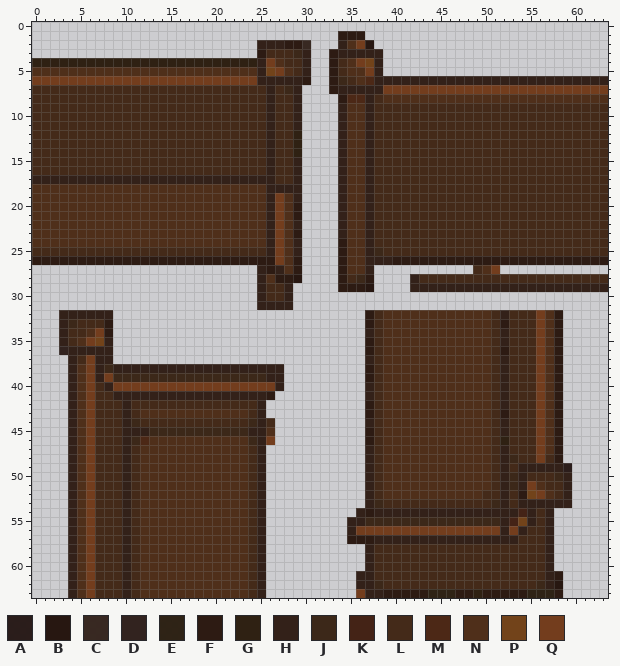
A pixel-art sprite gets an edit: Resources/Textures/SimpleStation14/Structures/Furniture/Benches/pews.rsi/left.png. The first picture shows the starting point.
The file is 64x64 pixels. Pixels under 10% opacity are left out. Colours within 5 levels of each other are drawn and written as one.
Palette (. is transparent): A #241614f5  B #271711  C #33231cf6  D #32231f  E #2b1f12f9  F #2d1b13  G #2f2113  H #332119  J #3c2819  K #442316  L #442a19  M #4c2816  N #4f2f1a  P #72431a  Q #733d1d
Pixels before (only the part around the change), first column x 0:
 0 ................................................................
 1 ..................................FFF...........................
 2 .........................HHHFFC...HNQB..........................
 3 .........................FLLLJH..FHHHHH.........................
 4 GGGGGGGGGGGGGGGGGGGGGGGGGHQNLLH..FLNQPH.........................
 5 NNNNNNNNNNNNNNNNNNNNNNNNNHPQNLH..FLNNQH.........................
 6 QQQQQQQQQQQQQQQQQQQQQQQQQHHHHHF..FJLNMHHHHHHHHHHHHHHHHHHHHHHHHHH
 7 LLLLLLLLLLLLLLLLLLLLLLLLLLHLJH...FHHHHHQQQQQQQQQQQQQQQQQQQQQQQQQ
 8 LLLLLLLLLLLLLLLLLLLLLLLLLLHLLH....FMMHLNNNNNNNNNNNNNNNNNNNNNNNNN
 9 LLLLLLLLLLLLLLLLLLLLLLLLLLHLLH....HNNHLLLLLLLLLLLLLLLLLLLLLLLLLL
10 LLLLLLLLLLLLLLLLLLLLLLLLLLHLLH....HNNHLLLLLLLLLLLLLLLLLLLLLLLLLL
11 LLLLLLLLLLLLLLLLLLLLLLLLLLHLLH....HNNHLLLLLLLLLLLLLLLLLLLLLLLLLL
12 LLLLLLLLLLLLLLLLLLLLLLLLLLHLLG....HNNHLLLLLLLLLLLLLLLLLLLLLLLLLL
13 LLLLLLLLLLLLLLLLLLLLLLLLLLHLLG....HNNHLLLLLLLLLLLLLLLLLLLLLLLLLL
14 LLLLLLLLLLLLLLLLLLLLLLLLLLHLLG....HNNHLLLLLLLLLLLLLLLLLLLLLLLLLL
15 LLLLLLLLLLLLLLLLLLLLLLLLLLHLLH....HNNHLLLLLLLLLLLLLLLLLLLLLLLLLL
16 LLLLLLLLLLLLLLLLLLLLLLLLLLHLLH....HNNHLLLLLLLLLLLLLLLLLLLLLLLLLL
17 HHHHHHHHHHHHHHHHHHHHHHHHHHHLLH....HNNHLLLLLLLLLLLLLLLLLLLLLLLLLL
18 NNNNNNNNNNNNNNNNNNNNNNNNNNHHHH....HNNHLLLLLLLLLLLLLLLLLLLLLLLLLL
19 NNNNNNNNNNNNNNNNNNNNNNNNNNHQNH....HNNHLLLLLLLLLLLLLLLLLLLLLLLLLL
20 NNNNNNNNNNNNNNNNNNNNNNNNNNHQNF....HNNHLLLLLLLLLLLLLLLLLLLLLLLLLL
21 NNNNNNNNNNNNNNNNNNNNNNNNNNHQNF....HNNHLLLLLLLLLLLLLLLLLLLLLLLLLL
22 NNNNNNNNNNNNNNNNNNNNNNNNNNHQNH....HNNHLLLLLLLLLLLLLLLLLLLLLLLLLL
23 NNNNNNNNNNNNNNNNNNNNNNNNNNHQNF....HNNHLLLLLLLLLLLLLLLLLLLLLLLLLL
24 NNNNNNNNNNNNNNNNNNNNNNNNNNHQNH....FNNHLLLLLLLLLLLLLLLLLLLLLLLLLL
25 LLLLLLLLLLLLLLLLLLLLLLLLLLHQNH....FNNHJLLLLLLLLLLLLLLLLLLLLLLLLL
26 FFFFFFFFFFFFFFFFFFFFFFFFFFFQNF....FNNHHHFFFFFFFFFFFFFFFFFFFFFFFF
27 .........................HFHNF....FNNH...........LNQ............
28 .........................HNFFB....FLJF....HLLLLLLLLLLLLLLLLLLLLL
29 .........................HLLH.....FFFB....HHHHHHHHHHHHHHHHHHHHHH
30 .........................HLLH...................................
31 .........................HHHH...................................
32 ...HHHHHH............................FLNNNNNNNNNNNNLHLLLQNF.....
33 ...HJLLLF............................FLNNNNNNNNNNNNLFLLLQNF.....
34 ...HLLNQF............................HLNNNNNNNNNNNNLHLLLQNF.....
35 ...HLNQPH............................FLNNNNNNNNNNNNLHLLLQNF.....
36 ...DHHHHH............................FLNNNNNNNNNNNNLFLLLQNF.....
37 ....HLQHH............................HLNNNNNNNNNNNNLHLLLQNF.....
38 ....HNQHJHHHHHHHHHHHHHHHHHHH.........FLNNNNNNNNNNNNLHLLLQNF.....
39 ....HNQHQJJJJJJJJJJJJJJJJJHH.........FLNNNNNNNNNNNNLHLLLQNF.....
40 ....HNQLHQQQQQQQQQQQQQQQQQQH.........HLNNNNNNNNNNNNLHLLLQNF.....
41 ....HNQLLHHHHHHHHHHHHHHHHHF..........HLNNNNNNNNNNNNLHLLLQNF.....
42 ....HNQLLLHLLLLLLLLLLLLLLH...........FLNNNNNNNNNNNNLHLLLQNF.....
43 ....HNQLLLHLNNNNNNNNNNNNLH...........FLNNNNNNNNNNNNLFLLLQNF.....
44 ....HNQLLLHJLLLLLLLLLLLLJHL..........HLNNNNNNNNNNNNLHLLLQNF.....
45 ....HNQLLLHHHJJJJJJJJJJJHHN..........FLNNNNNNNNNNNNLHLLLQNF.....
46 ....HNQLLLHJMNNNNNNNNNNNJHQ..........FLNNNNNNNNNNNNLGLLLQNF.....
47 ....HNQLLLHLNNNNNNNNNNNNLH...........HLNNNNNNNNNNNNLHLLLQNF.....
48 ....HNQLLLHLNNNNNNNNNNNNLH...........HLNNNNNNNNNNNNLHJLLQLF.....
49 ....HNQLLLHLNNNNNNNNNNNNLH...........HLNNNNNNNNNNNNLHLHHHHHA....
50 ....HNQLLLHLNNNNNNNNNNNNLH...........HLNNNNNNNNNNNNLHJHLLLJH....
51 ....HNQLLLHLNNNNNNNNNNNNLH...........HLNNNNNNNNNNNNLHJHQNLLH....
52 ....HNQLLLHLNNNNNNNNNNNNLH...........HLNNNNNNNNNNNLLHLFPQNLH....
53 ....HNQLLLHLNNNNNNNNNNNNLH...........HJLLLLLLLLLLLLJHLHHHHHH....
54 ....HNQLLLHLNNNNNNNNNNNNLH..........HFHHHHHHHHHHHHHHHHKHLH......
55 ....HNQLLLHLNNNNNNNNNNNNLH.........HHJJJJJJJJJJJJJJJHKPHLH......
56 ....HNQLLLHLNNNNNNNNNNNNLH.........HQQQQQQQQQQQQQQQQHQHLLH......
57 ....HNQLLLHLNNNNNNNNNNNNLH.........FFFHHHHHHHHHHHHHHHHLLLH......
58 ....HNQLLLHLNNNNNNNNNNNNLH...........HLLLLLLLLLLLLLLLLLLLH......
59 ....HNQLLLHLNNNNNNNNNNNNLH...........HLLLLLLLLLLLLLLLLLLLH......
60 ....HNQLLLHLNNNNNNNNNNNNLH...........HLLLLLLLLLLLLLLLLLLLH......
61 ....HNQLLLHLNNNNNNNNNNNNLH..........HHLLLLLLLLLLLLLLLLLLLHF.....
62 ....HNQLLLHLNNNNNNNNNNNNLH..........HHJLLLLLLLLLLLLLLLLLJHB.....
63 ....HNQLLLHLNNNNNNNNNNNNLH..........QHHFFFFFEEEFFGFFFFFEEEF.....
Now the later version:
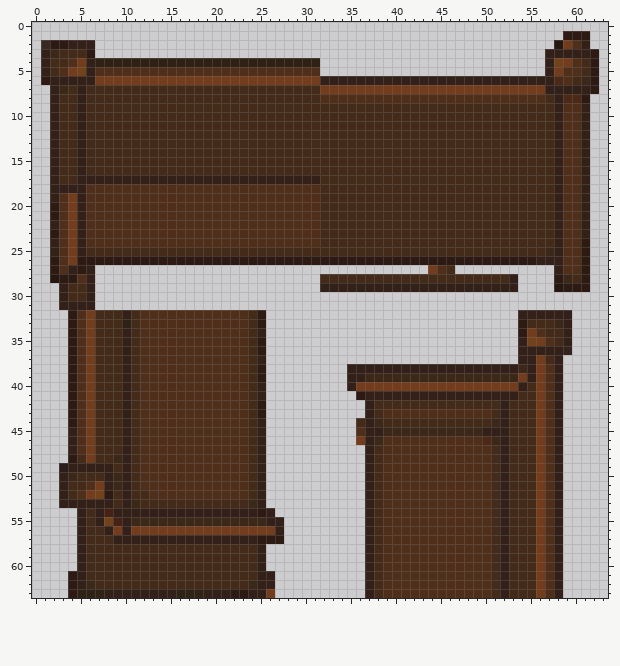
What changed:
Changed rows in their new state; - is an unchanged pixel.
first column x 0:
 1 ----------------------------------...----------------------FFF--
 2 -CFFHHH------------------......---....--------------------BQNH--
 3 -HJLLLF------------------......--......------------------HHHHHF-
 4 .HLLNQH------------------GGGGGGG-......------------------HPQNLF-
 5 .HL-QPH------------------NNN-NNN-......------------------HQNNLF-
 6 .FHHHHH------------------QQQQQQQHHHHHH--------------------MNLJF.
 7 ..HJ-H--------------------L-LLLLQQQQQQQ------------------HHHHHF.
 8 ..H--H--------------------L--LLLNNNNNNN------------------LHMMF..
 9 ..H--H--------------------L--LLLLLLLLL--------------------HNNH..
10 ..H--H--------------------L--LLLLLLLLL--------------------HNNH..
11 ..H--H--------------------L--LLLLLLLLL--------------------HNNH..
12 ..H--H--------------------L--LLLLLLLLL--------------------HNNH..
13 ..H--H--------------------L--LLLLLLLLL--------------------HNNH..
14 ..H--H--------------------L--LLLLLLLLL--------------------HNNH..
15 ..H--H--------------------L--LLLLLLLLL--------------------HNNH..
16 ..H--H--------------------L--LLLLLLLLL--------------------HNNH..
17 ..-LL----------------------HH-HHLLLLLL--------------------HNNH..
18 ..HHHH--------------------NNNNNNLLLLLL--------------------HNNH..
19 ..H-QH--------------------NN-NNNLLLLLL--------------------HNNH..
20 ..F-QH--------------------NN-NNNLLLLLL--------------------HNNH..
21 ..F-QH--------------------NN-NNNLLLLLL--------------------HNNH..
22 ..H-QH--------------------NN-NNNLLLLLL--------------------HNNH..
23 ..F-QH--------------------NN-NNNLLLLLL--------------------HNNH..
24 ..H-QH--------------------NN-NNNLLLLLL--------------------HNNF..
25 ..HNQH--------------------LLLLLLLLLLLLL------------------JHNNF..
26 ..-NQ----------------------FF-FFFF-FFFFF----------------HHHNN-..
27 --FNHFH------------------.....----....------QNL--...------HNNF--
28 --BFFNH------------------.....--LLL-LLLLLLL----------H....FJ-F..
29 ---HLLH------------------....---HHHHHHHHHH------------....BFFF..
30 ---HLLH------------------....-----------------------------------
31 ---HHHH------------------....-----------------------------------
32 ---.FNQLLLHLNNNNNNNNNNNNLF-----------.................HHHHHH----
33 ---.FNQ-LLGLNNNNNNNNNNNNLF-----------.................F-LLJH----
34 ---.FNQLLLHLNNNNNNNNNNNNLH-----------.................FQNLLH----
35 ---.F--LLLHLNNNNNNNNNNNNLF-----------.................HP--LH----
36 ---.FNQLLLGLNNNNNNNNNNNNLF-----------.................HHHHHD----
37 ----FN-LLLHLNNNNNNNNNNNNLH-----------.................HH-LH-----
38 ----F--LLL-LNNNNNNNNNNNNLF..-------HHHHHHHHHHHHHHHHH-HJH--H-----
39 ----F--LLLHLNNNNNNNNNNNNLF..-------HHJJJJJJJJJJJJJJJJJQH--H-----
40 ----F---LLHLNNNNNNNNNNNNLH..-------HQQQQQQQQQQQQQQQQQQH---H-----
41 ----F----L-LNNNNNNNNNNNNL-.---------F-HHHHHHHHHHHHHH-H----H-----
42 ----F-------NNNNNNNNNNNN-F-----------H-LLLLLLLLLLLL-------H-----
43 ----F-----G--------------F-----------H--------------H-----H-----
44 ----F------LNNNNNNNNNNNNL-.---------L-JLLLLLLLLLLLLJ------H-----
45 -----------LNNNNNNNNNNNNL-.---------NHHJJJJJJJJJJJHH------H-----
46 -----------LN-----------L-.---------QHJ-----------MJH-----H-----
47 ----------------------------------------------------------H-----
48 ----FL---J-------------------------------------------L---NH-----
49 ---A-HHHH---------------------------------------------LLQN-.----
50 ---HJLL-HJ-------------------------------------------LL-QNH.----
51 ---HLLNQHJ-------------------------------------------LLLQNH.----
52 ---HL--PF---L-------------------------------------N---LL--H.----
53 ---H-HHHH--JLLLLLLLLLLLLJ-------------LNNNNNNNNNNNNL--LLQN-.----
54 ----.HLHKH-HHHHHHHHHHHHHHFH---------.HLNNNNNNNNNNNNL-LLLQNH-----
55 ----.HLHPK-JJJJJJJJJJJJJJJHH-------..HLNNNNNNNNNNNNL-LLLQNH-----
56 ----.HL-HQ-QQQQQQQQQQQQQQQQH-------..HLNNNNNNNNNNNNL-LL-QNH-----
57 ----.HL--H-HHHHHHHHHHHHHHFFF-------..HLNNNNNNNNNNNNL-L--QNH-----
58 ----.HL---L-LLLLLLLLLLLL---------------NNNNNNNNNNNN-H---QNH-----
59 ----.HL---L-LLLLLLLLLLLL---------------NNNNNNNNNNNN-H---QNH-----
60 ----.HL---L-LLLLLLLLLLLL---------------NNNNNNNNNNNN-H---QNH-----
61 ----FHL---L-LLLLLLLLLLLL--H---------.--NNNNNNNNNNNN-H---QNH-----
62 ----FHJ---L-LLLLLLLLLLLLJ-H---------.-LNNNNNNNNNNNN-H---QNH-----
63 ----FEEEHH-HHHHHEEEHHHFFH-Q---------.-LNNNNNNNNNNNNLHLLLQNH-----
